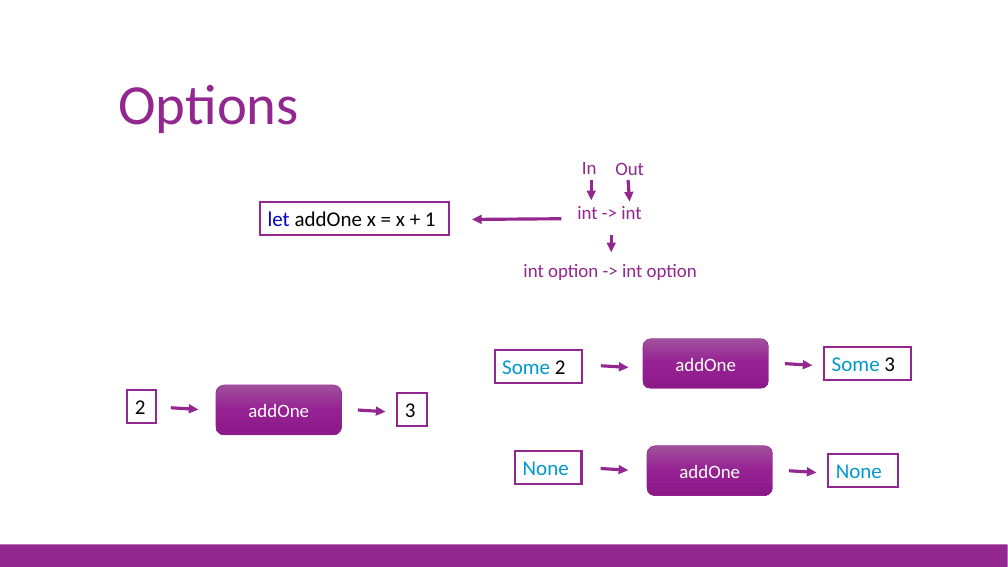
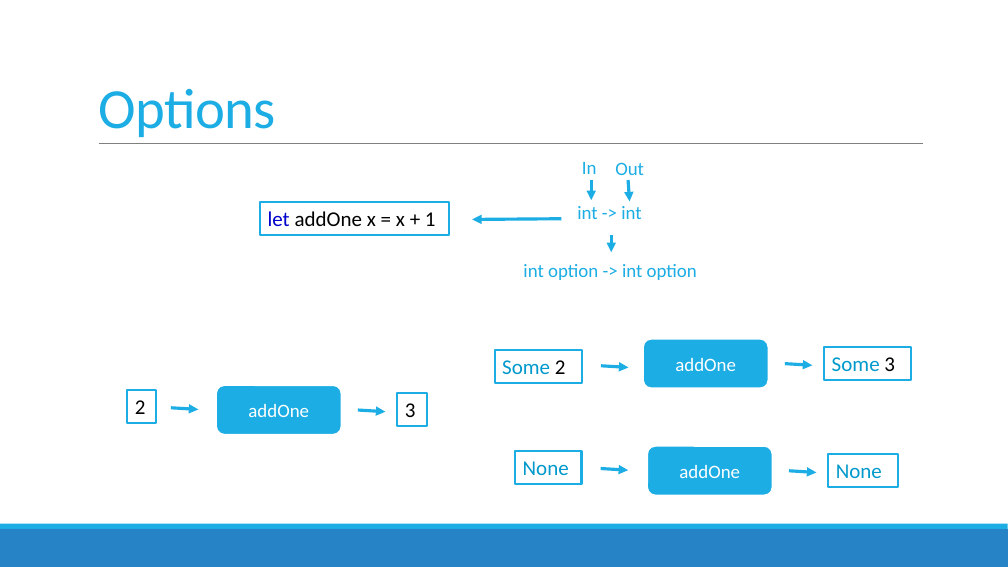
Before and after one commit to jorgef/fsharpworkshop, a slide deck: slide 45 of FSharpWorkshop_Slides.pptx (slide 48 before the commit). Drawn at 1008x567 pixels with LibreOffice and Linux fonts; fonts in the diff are those of the drawing. Boxes give left, top, right and bottom in pixels: in the first picture for what was removed or moved away, otherwise in the second. Text is boxed around its words. In the diff, an @@ line names an element or a change of style, - is before the commit and + after.

Commit message:
Updated slides

```diff
--- a/FSharpWorkshop_Slides.pptx
+++ b/FSharpWorkshop_Slides.pptx
@@ title "Options": place and size @@
-title "Options" at <box>118,85,298,133</box>
+title "Options" at <box>98,89,276,137</box>
@@ title "Options" at <box>98,89,276,137</box>: text colour #92278F to #1CADE4, letter spacing 0 to -0.5 pt; line spacing 0.9 to 0.85 @@
@@ line added from (99, 144) to (923, 144), #808080 0.5 pt @@
@@ text colour #92278F to #1CADE4 in 4 elements at <box>577,206,641,219</box>, <box>523,264,697,280</box>, <box>582,162,597,174</box>, <box>615,162,644,175</box> @@
@@ outline #92278F 2 pt to #1CADE4 2 pt in 7 elements at <box>495,349,582,383</box>, <box>824,347,911,380</box>, <box>516,451,582,484</box>, <box>829,454,898,488</box>, <box>128,390,156,423</box>, <box>398,393,428,426</box>, <box>260,202,449,235</box> @@
@@ arrow (591, 180) - (591, 200): stroke #92278F 3 pt to #1CADE4 3 pt @@
@@ arrow (628, 180) - (630, 201): stroke #92278F 3 pt to #1CADE4 3 pt @@
@@ arrow (562, 219) - (473, 219): stroke #92278F 3 pt to #1CADE4 3 pt @@
@@ arrow (612, 235) - (612, 253): stroke #92278F 3 pt to #1CADE4 3 pt @@
@@ fill gradient #9F519D to #972294 to #8B1988 to #1CADE4; outline #92278F 0.5 pt to #FFFFFF 2 pt in 3 elements at <box>643,339,768,389</box>, <box>647,446,773,496</box>, <box>216,385,342,435</box> @@
@@ arrow (601, 366) - (628, 368): stroke #92278F 3 pt to #1CADE4 3 pt @@
@@ arrow (785, 364) - (812, 365): stroke #92278F 3 pt to #1CADE4 3 pt @@
@@ arrow (171, 408) - (198, 410): stroke #92278F 3 pt to #1CADE4 3 pt @@
@@ arrow (358, 410) - (386, 412): stroke #92278F 3 pt to #1CADE4 3 pt @@
@@ arrow (601, 469) - (628, 470): stroke #92278F 3 pt to #1CADE4 3 pt @@
@@ arrow (789, 471) - (817, 473): stroke #92278F 3 pt to #1CADE4 3 pt @@
@@ rectangle: place and size @@
-rectangle at <box>0,544,1008,567</box>
+rectangle at <box>0,529,1008,567</box>
@@ rectangle at <box>0,529,1008,567</box>: fill #92278F to #2683C6 @@
@@ rectangle added at <box>0,524,1008,529</box>, fill #1CADE4 @@
```
Also in this commit, not shown: 80 other slides changed, 2 slides added, 5 slides removed, 1 other file.
